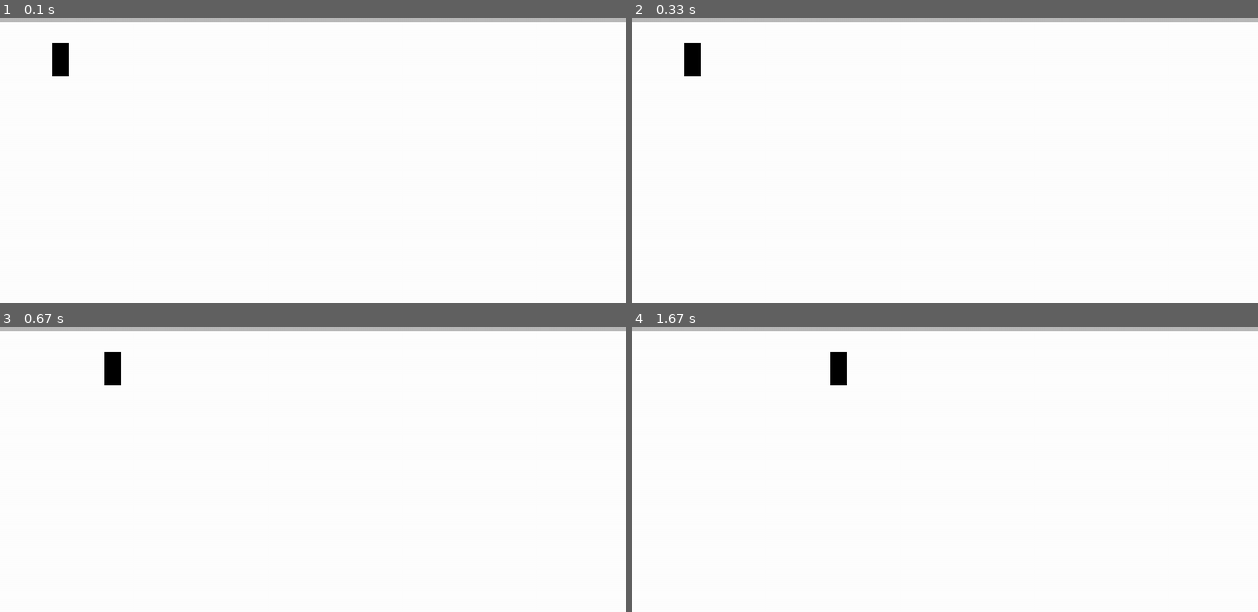
Above: before the commit, frames 1-4 (two rows, left to right).
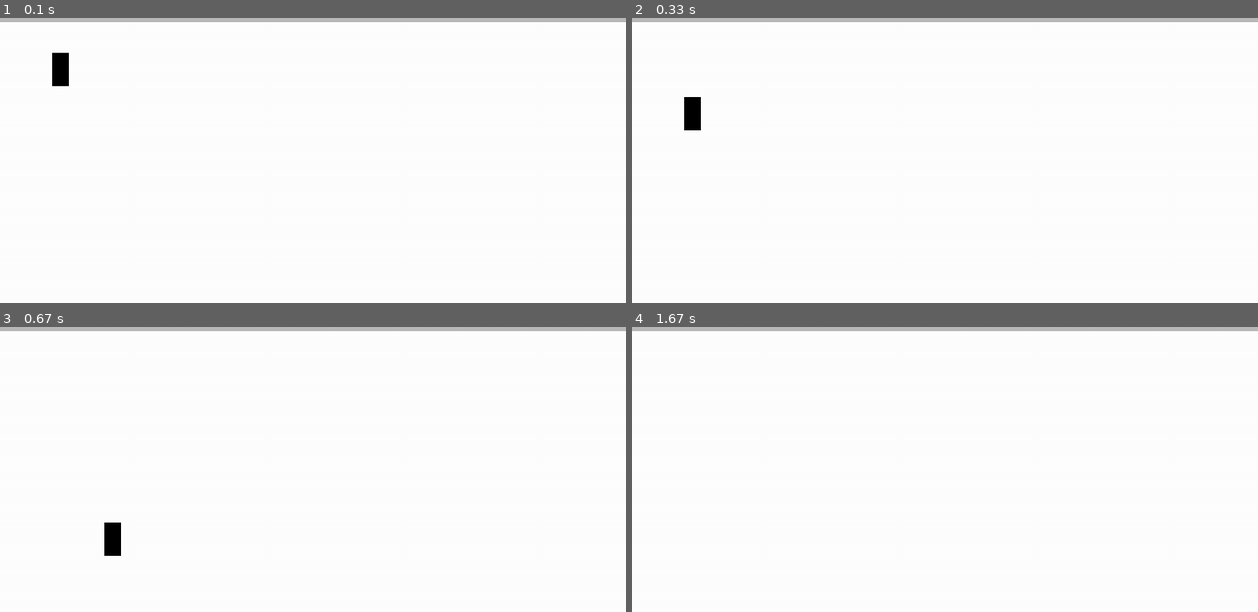
Above: after the commit, the same moments.

Repository: coffeecoder1337/minibrains
Game: pygame game, started from main.py
Same seed, same stepped clock (60 frames per second), same inputs: the game is played once before the commit and once after it.
Inputs:
- Up to frame 1 (0.1 s): no input
- Up to frame 2 (0.33 s): no input
- Up to frame 3 (0.67 s): hold Right from 0.33 s (still down)
- Up to frame 4 (1.67 s): release Right at 0.8 s; hold Right 0.83-1.3 s

The runs differ from the first frame. In frame 1, 0.2% of the frame differs, in the area x 8-11%, y 8-25%; in frame 2, 0.6%, in the area x 8-11%, y 8-40%; in frame 3, 0.6%; in frame 4, 0.3%.

Commit message:
added falling for the player

Diff:
--- a/main.py
+++ b/main.py
@@ -12,15 +12,18 @@
         pygame.display.set_icon(pygame.image.load('robot.png'))
         pygame.display.set_caption('MiniBrains')
 
+        # screen
         self.screen = pygame.display.set_mode(config.size)
         self.screen_rect = self.screen.get_rect()
         self.clock = pygame.time.Clock()
         self.is_running = True
 
+        # objects
         self.all_objects = pygame.sprite.Group()
         self.menu = menu.Menu()
         self.player = player.Player(100, 100)
 
+        # add objects
         self.all_objects.add(self.menu)
         self.all_objects.add(self.player)
 
--- a/player.py
+++ b/player.py
@@ -14,7 +14,16 @@
         self.rect.x = self.start_x
         self.rect.y = self.start_y
         self.speed = 5
+        self.speed_y = 2
+
+        self.jump_power = 10
+        self.gravity = 0.3
         self.direction = 0
+        self.up = False
+        self.on_ground = False
 
     def move(self):
         self.rect.x += (self.speed * self.direction)
+        if not self.on_ground:
+            self.speed_y += self.gravity
+            self.rect.y += self.speed_y
